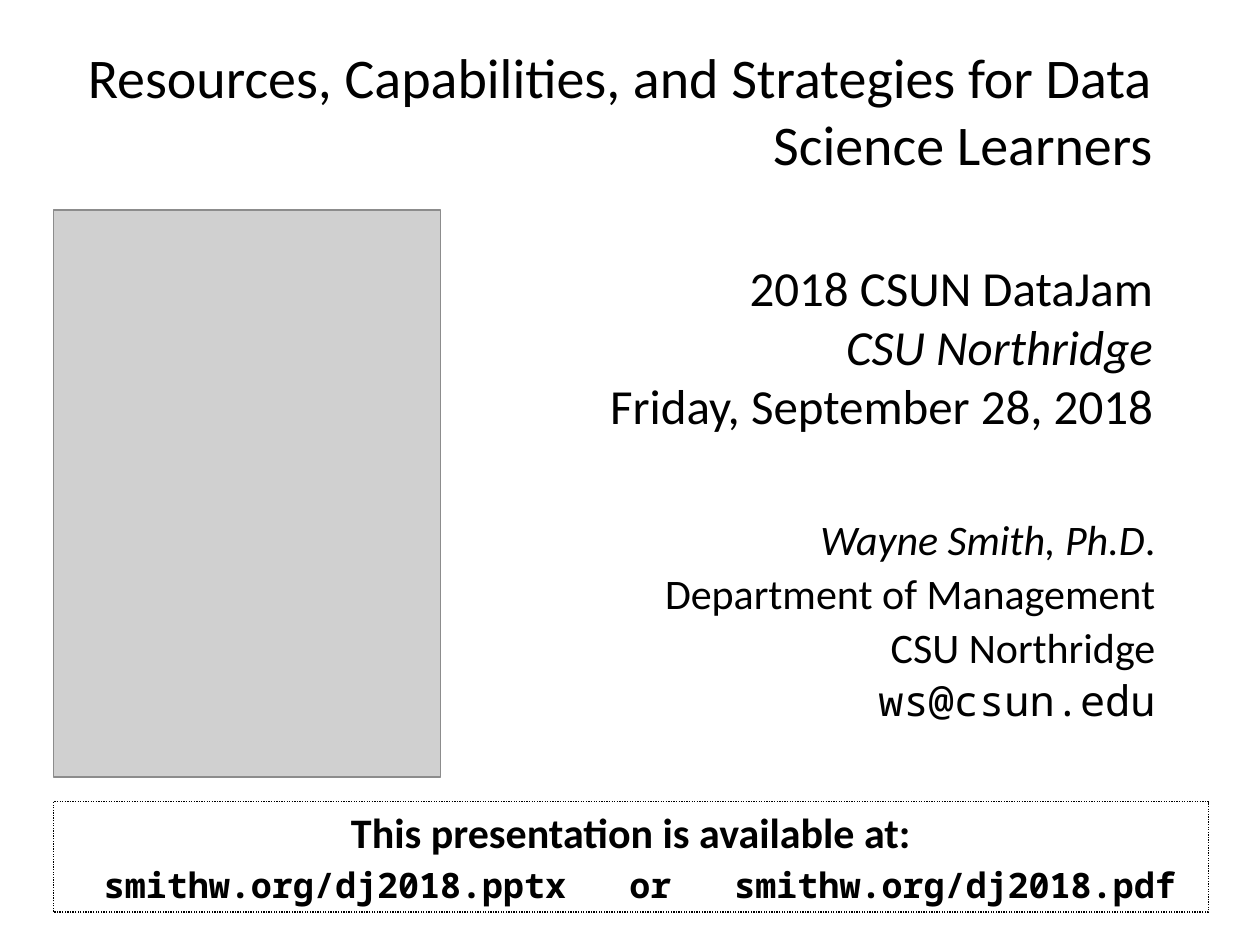
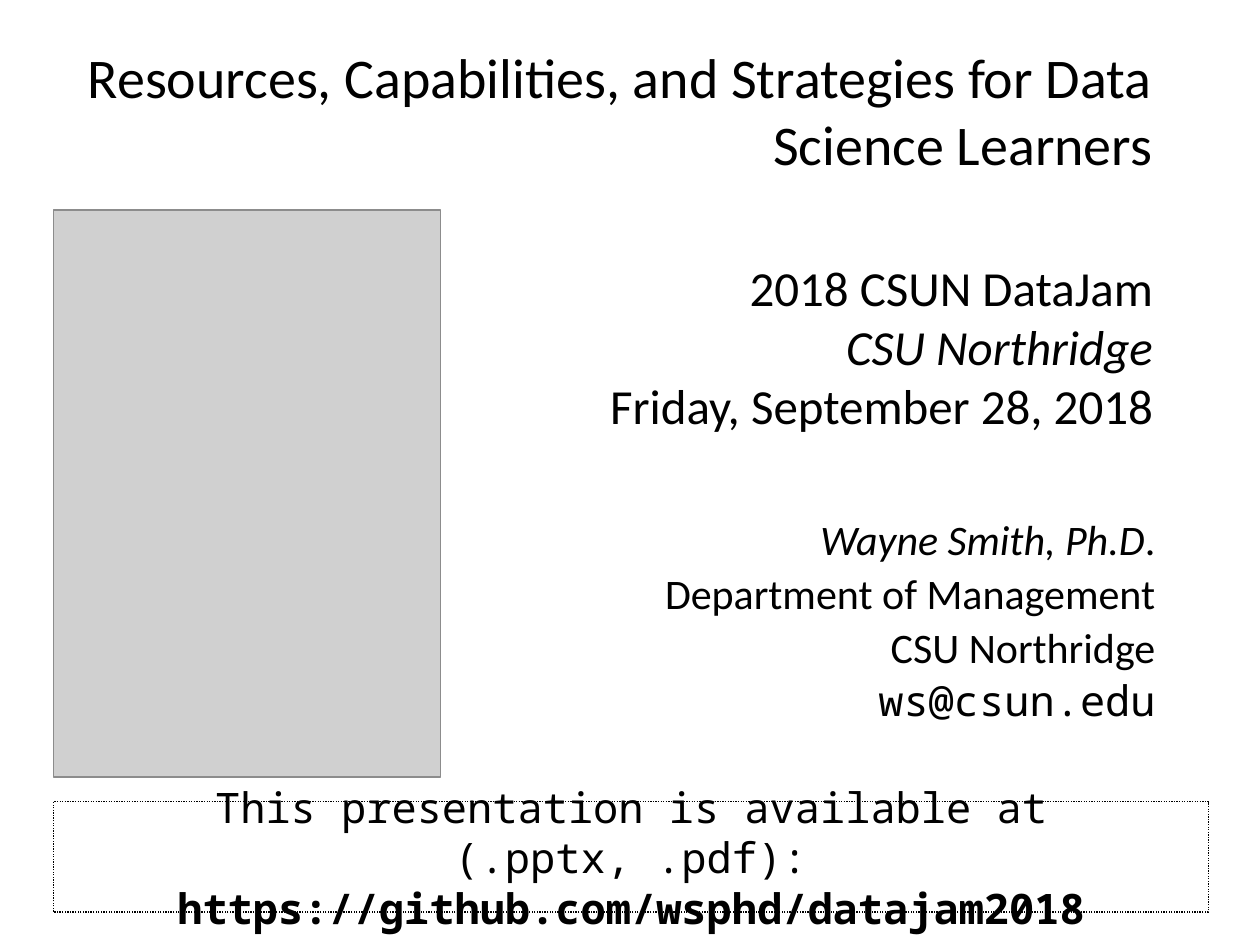
Before and after one commit to wsphd/datajam2018, a slide deck: slide 1 of dj2018.pptx. Drawn at 1260x945 pixels with LibreOffice and Linux fonts; fonts in the diff are those of the drawing; grey boxes stand for pictures. Boxes give left, top, right and bottom in pixels: in the first picture for what was removed or moved away, otherwise in the second. Text is boxed around its words. In the diff, an @@ line names an element or a change of style, - is before the commit and + after.

```diff
--- a/dj2018.pptx
+++ b/dj2018.pptx
@@ text in rectangle at (177, 791, 1085, 935): text changed; size 20 to 24 pt; bold off @@
-This presentation is available at:
-smithw.org/dj2018.pptx or smithw.org/dj2018.pdf
+This presentation is available at (.pptx, .pdf):
+https://github.com/wsphd/datajam2018
```
Also in this commit, not shown: 1 other file.
